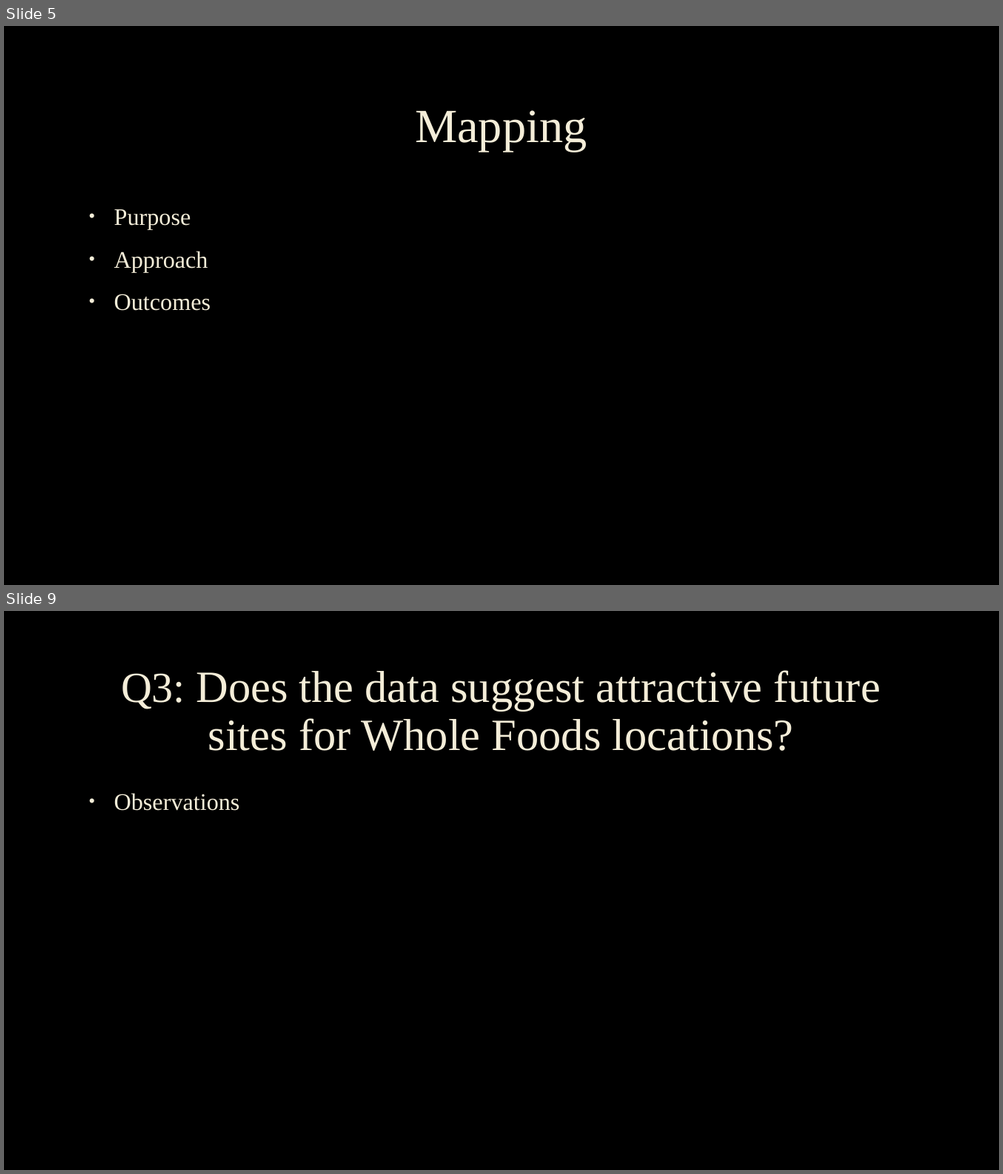
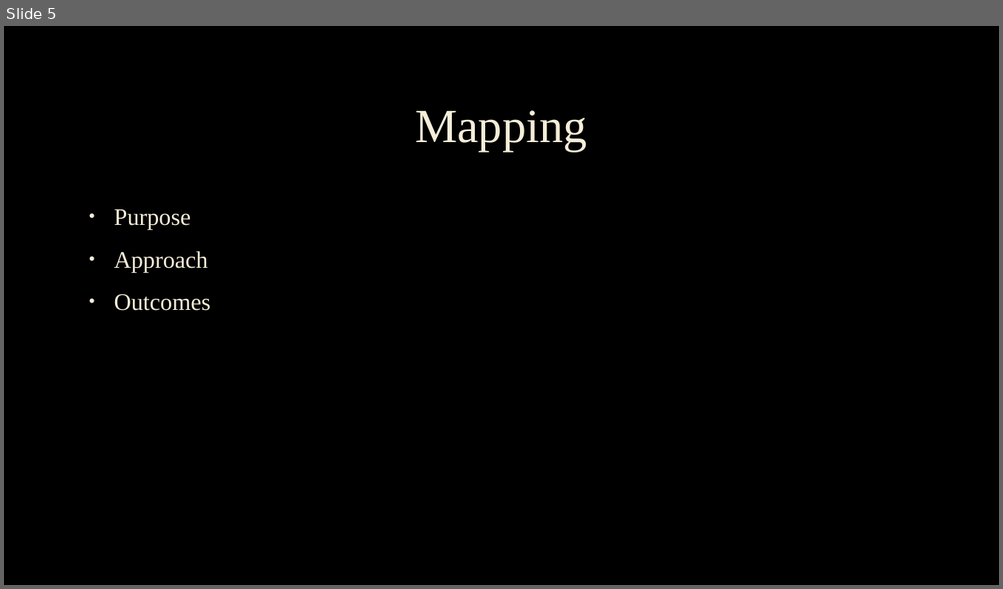
Before and after one commit to ronaldsheaks/OSU-AI-Bootcamp-Group-Project-1-Group-4, a slide deck: Presentation/Whole Foods Site Selection.pptx. Shown one above the other, each under a label of ours: slides 5 and 9 before the commit, slide 5 after it; the slides between them are not shown. The pictures are 1003x1174 and 1003x589 pixels, drawn with LibreOffice and Linux fonts; fonts in the diff are those of the drawing; background and template pictures are left out. Boxes give left, top, right and bottom in pixels: in the first picture for what was removed or moved away, otherwise in the second. Text is boxed around its words. In the diff, an @@ line names an element or a change of style, - is before the commit and + after.

```diff
--- a/Presentation/Whole Foods Site Selection.pptx
+++ b/Presentation/Whole Foods Site Selection.pptx
@@ slide 9 removed at [4, 611, 999, 1170], background picture (left out) @@
@@ title removed at [121, 670, 880, 751] @@
-Q3: Does the data suggest attractive future sites for Whole Foods locations?
@@ text removed at [114, 793, 240, 811] @@
-• Observations
```
Also in this commit, not shown: 5 slides changed, 6 slides added, 1 other slide removed, 4 other files.
